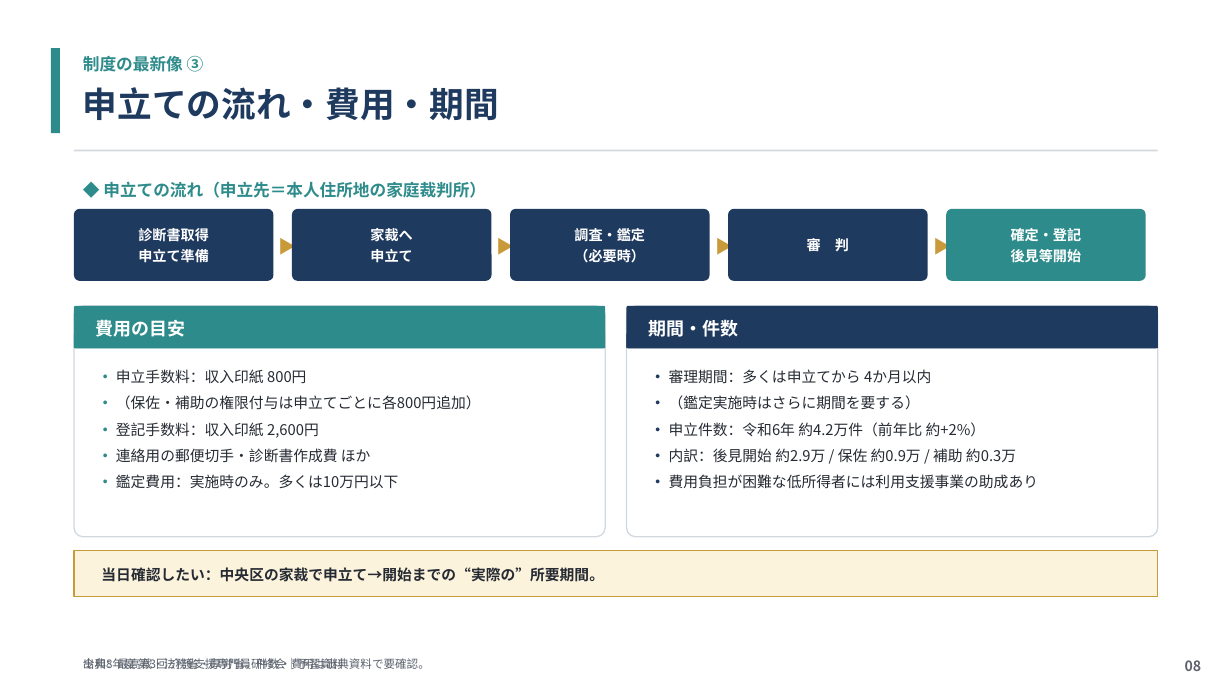
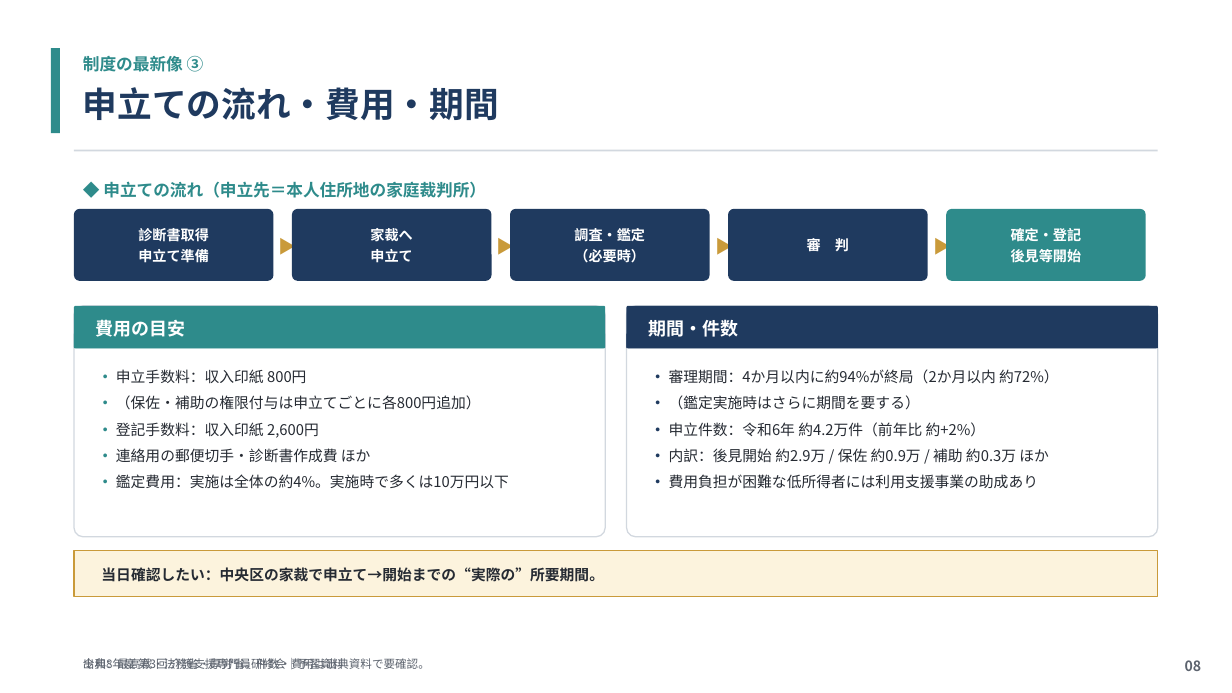
Before and after one commit to tohmichi18-stack/kaigo-ga-app, a slide deck: slide 8 of 令和8年度第3回ケアマネ研修_予習スライド_成年後見制度.pptx. Drawn at 1232x693 pixels with LibreOffice and Linux fonts; fonts in the diff are those of the drawing. Boxes give left, top, right and bottom in pixels: in the first picture for what was removed or moved away, otherwise in the second. Text is boxed around its words. In the diff, an @@ line names an element or a change of style, - is before the commit and + after.

```diff
--- a/令和8年度第3回ケアマネ研修_予習スライド_成年後見制度.pptx
+++ b/令和8年度第3回ケアマネ研修_予習スライド_成年後見制度.pptx
@@ text at bbox=[669, 369, 1059, 383]: text changed @@
-• 審理期間：多くは申立てから 4か月以内
+• 審理期間：4か月以内に約94%が終局（2か月以内 約72%）
@@ text at bbox=[669, 448, 1049, 463]: text changed @@
-• 内訳：後見開始 約2.9万 / 保佐 約0.9万 / 補助 約0.3万
+• 内訳：後見開始 約2.9万 / 保佐 約0.9万 / 補助 約0.3万 ほか
@@ text at bbox=[116, 474, 509, 489]: text changed @@
-• 鑑定費用：実施時のみ。多くは10万円以下
+• 鑑定費用：実施は全体の約4%。実施時で多くは10万円以下
```
Also in this commit, not shown: 2 other slides changed, 1 other file.
